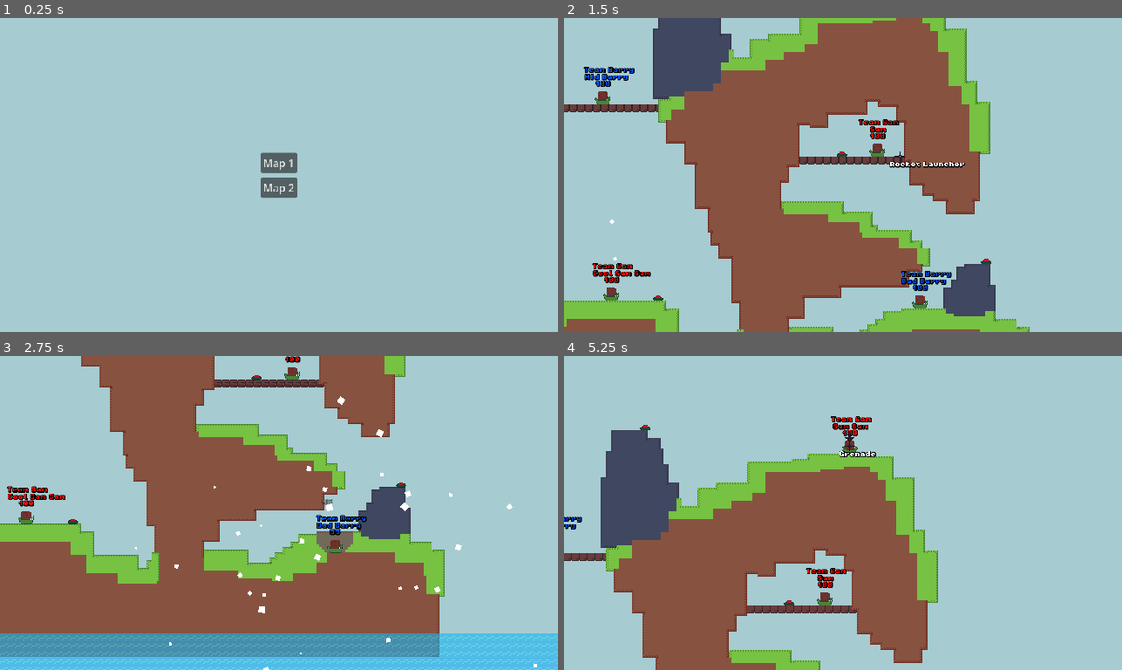
Above: before the commit, frames 1-4 (two rows, left to right).
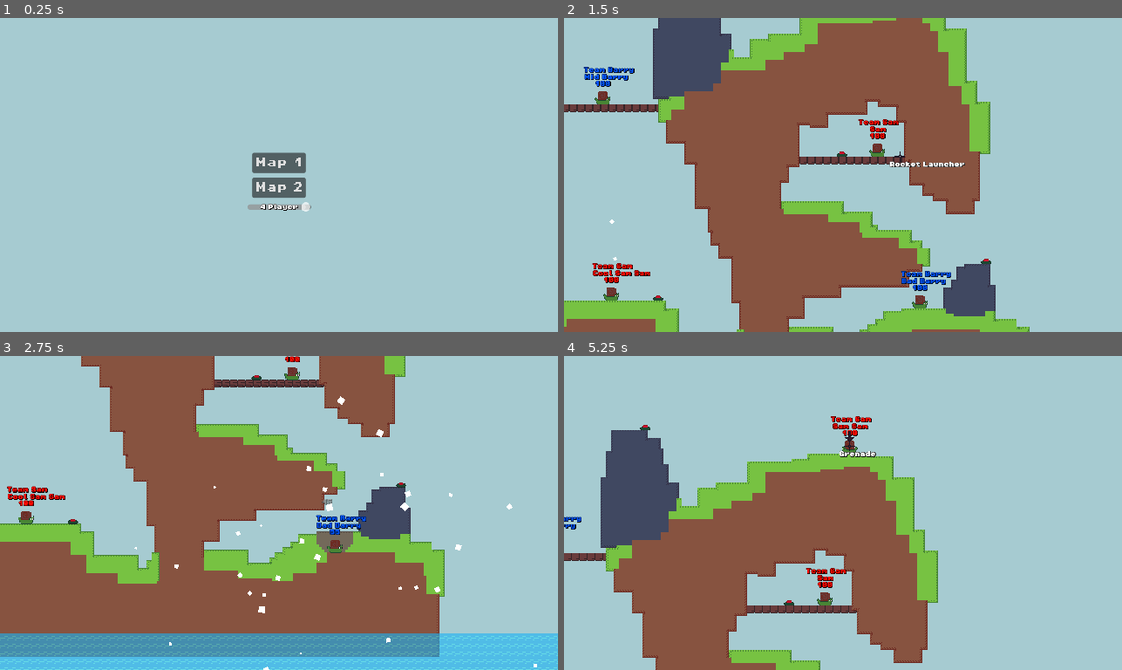
Above: after the commit, the same moments.

Repository: codingbanana21/Snail-Wars
Game: Godot game, scene res://scenes/game.tscn
Same seed, same stepped clock (60 frames per second), same inputs: the game is played once before the commit and once after it.
Inputs (mouse positions are in pixels of both pictures, inside the frame that each line leads up to):
- Up to frame 1 (0.25 s): no input
- Up to frame 2 (1.5 s): click "Map 1" at 0.5 s; tap Enter (skip) at 1.25 s; move the mouse to (870, 175) at 1.27 s; press the mouse at (870, 175) at 1.28 s; hold D (right) from 1.28 s (still down)
- Up to frame 3 (2.75 s): keep holding D (right); tap W (jump) at 1.52, 2.27 s; move the mouse to (251, 513) at 2.02 s; release the mouse at (251, 513) at 2.03 s; tap Mouse wheel down (last_weapon) at 2.1 s
- Up to frame 4 (5.25 s): move the mouse to (854, 506) at 2.77 s; release D (right) at 2.78 s; hold A (left) 2.78-3.53 s; tap Mouse wheel up (next_weapon) at 2.85, 5.1 s; move the mouse to (837, 519) at 3.52 s; hold D (right) 3.53-5.03 s; click (837, 519) at 3.6 s; tap W (jump) at 3.77, 4.52 s; tap Space at 4.25 s; move the mouse to (887, 516) at 4.27 s; tap Mouse wheel down (last_weapon) at 4.35 s; tap Enter (skip) at 5 s; move the mouse to (798, 509) at 5.02 s; hold A (left) from 5.03 s (still down)

The runs differ from the first frame. In frame 1, 0.8% of the frame differs, in the area x 44-56%, y 42-62%; in frame 2, 0.9%, in the area x 3-72%, y 15-87%; in frame 3, 0.4%; in frame 4, 0.4%.

Commit message:
Update main menu

Diff:
--- a/assets/fonts/label_settings.tres
+++ b/assets/fonts/label_settings.tres
@@ -5,5 +5,7 @@
 [resource]
 line_spacing = 0.0
 font = ExtResource("1_li8ak")
-shadow_size = 10
+outline_size = 6
+outline_color = Color(0.50187874, 0.5018787, 0.5018787, 1)
+shadow_size = 8
 shadow_color = Color(0, 0, 0, 1)
--- a/scenes/game.gd
+++ b/scenes/game.gd
@@ -1,5 +1,13 @@
 class_name Game
 extends Node2D
+
+@onready var h_slider: HSlider = $HSlider
+@onready var per_team_label: Label = $PerTeamLabel
+
+
+func _process(delta: float) -> void:
+	per_team_label.text = str(int(h_slider.value)) + " Player"
+	Globals.players_in_team = int(h_slider.value)
 
 
 func _on_map_button_pressed() -> void:
--- a/scenes/game.tscn
+++ b/scenes/game.tscn
@@ -1,22 +1,26 @@
 [gd_scene format=3 uid="uid://dbu738lf8tcco"]
 
 [ext_resource type="Script" uid="uid://ce6yxby0frcqe" path="res://scenes/game.gd" id="1_uwrxv"]
+[ext_resource type="FontFile" uid="uid://beb0vnnahy1kh" path="res://assets/fonts/PixelOperator8-Bold.ttf" id="2_lnu2h"]
+[ext_resource type="LabelSettings" uid="uid://cm76igu117yxn" path="res://assets/fonts/label_settings.tres" id="2_yqjtg"]
 
 [node name="Game" type="Node2D" unique_id=2137944541]
 script = ExtResource("1_uwrxv")
 
 [node name="MapButton" type="Button" parent="." unique_id=367210282]
-offset_left = -28.0
+offset_left = -41.0
 offset_top = -34.0
-offset_right = 28.0
+offset_right = 41.0
 offset_bottom = -3.0
+theme_override_fonts/font = ExtResource("2_lnu2h")
 text = "Map 1"
 
 [node name="MapButton2" type="Button" parent="." unique_id=534044815]
-offset_left = -28.0
+offset_left = -41.0
 offset_top = 4.0
-offset_right = 28.0
+offset_right = 41.0
 offset_bottom = 35.0
+theme_override_fonts/font = ExtResource("2_lnu2h")
 text = "Map 2"
 
 [node name="Background" type="CanvasLayer" parent="." unique_id=1758057930]
@@ -29,5 +33,24 @@
 offset_bottom = 686.0
 color = Color(0.6509804, 0.79607844, 0.81960785, 1)
 
+[node name="HSlider" type="HSlider" parent="." unique_id=2044711407]
+offset_left = -48.0
+offset_top = 41.0
+offset_right = 49.0
+offset_bottom = 57.0
+min_value = 1.0
+max_value = 4.0
+value = 4.0
+rounded = true
+
+[node name="PerTeamLabel" type="Label" parent="." unique_id=911952572]
+offset_left = -29.0
+offset_top = 45.0
+offset_right = 87.0
+offset_bottom = 61.0
+scale = Vector2(0.5, 0.5)
+text = "4 Player"
+label_settings = ExtResource("2_yqjtg")
+
 [connection signal="pressed" from="MapButton" to="." method="_on_map_button_pressed"]
 [connection signal="pressed" from="MapButton2" to="." method="_on_map_button_2_pressed"]
--- a/scripts/player.gd
+++ b/scripts/player.gd
@@ -28,6 +28,7 @@
 var weapon: int = 0
 var dir: float = 0
 var player_turn_part: int = 0
+var dead: bool = false
 
 
 func _ready() -> void:
@@ -37,6 +38,9 @@
 	team_label.modulate = team_color
 	hp_label.modulate = team_color
 
+	if Globals.players_in_team <= player_number:
+		hp = 0
+
 
 func _process(delta: float) -> void:
 	if velocity.x < 0:
@@ -45,8 +49,9 @@
 		snail.flip_h = false
 
 	# skip dead player
-	if (hp < 1 or global_position.y >= 200) and player_turn_part != 0:
+	if (dead or global_position.y >= 200) and player_turn_part != 0:
 		player_turn_part = 0
+		dead = true
 		Globals.next_player(true)
 		return
 
@@ -153,11 +158,11 @@
 
 
 func next_player():
-	if hp < 1 or global_position.y >= 200:
-		if is_physics_processing():
-			shot_projectile("res://projectiles/snail.tscn", global_position)
-			set_physics_process(false)
-			global_position.y = 10000
+	if hp < 1 and !dead:
+		dead = true
+		shot_projectile("res://projectiles/snail.tscn", global_position)
+		set_physics_process(false)
+		global_position.y = 10000
 
 	if Globals.player_turn == player_number and team_number == Globals.team_turn:
 		player_turn_part = 1
